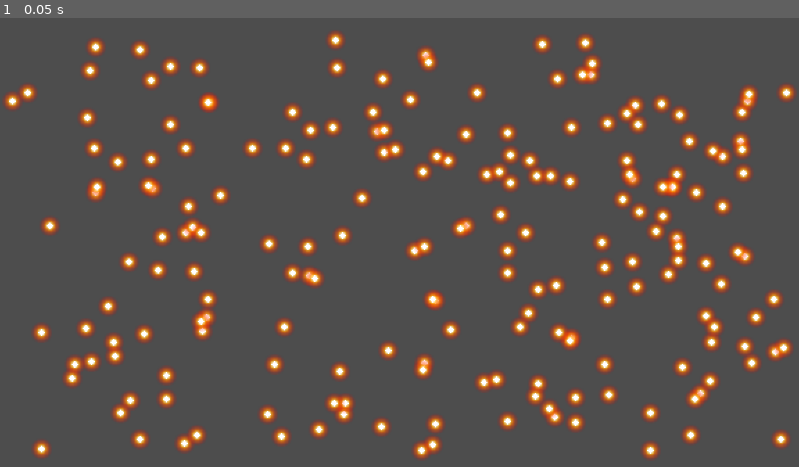
Above: before the commit, frame 1.
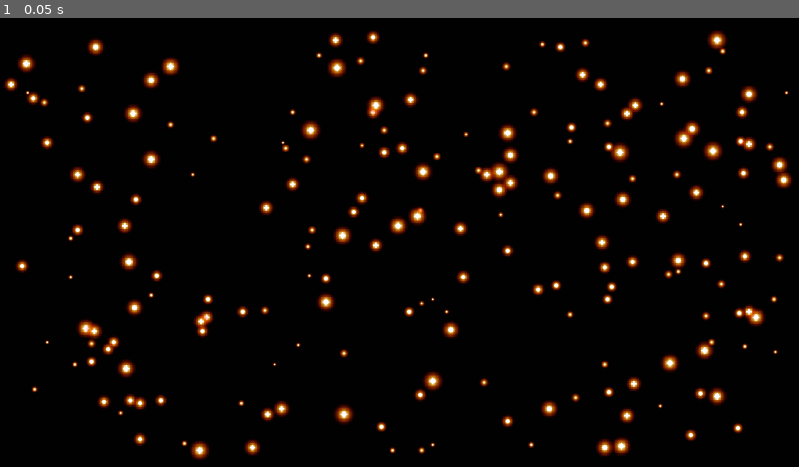
Above: after the commit, the same moment.

Repository: PaulMFleming/classic_games
Game: Godot game, scene res://Loops/Loops.tscn
Two runs of this game, one before a commit and one after it. Both use one fixed random seed, a clock stepped at 60 frames per second and the inputs below. The project has no main scene, so this scene is started directly.
Inputs:
- Up to frame 1 (0.05 s): no input

The runs differ from the first frame. In frame 1, 100% of the frame differs, in the area x 0-100%, y 0-100%.

Commit message:
add randomness, change color & README update

Diff:
--- a/godot/four_mini_projects/Loops/Loops.gd
+++ b/godot/four_mini_projects/Loops/Loops.gd
@@ -11,3 +11,8 @@
 
 		star.position.x = randi_range(-280, 280)
 		star.position.y = randi_range(-150, 150)
+
+		var star_size = randf_range(0.2, 1.0)
+
+		star.scale.x = star_size
+		star.scale.y = star_size
--- a/godot/four_mini_projects/project.godot
+++ b/godot/four_mini_projects/project.godot
@@ -17,3 +17,4 @@
 [rendering]
 
 textures/canvas_textures/default_texture_filter=0
+environment/defaults/default_clear_color=Color(0.00566115, 0.00566115, 0.00566115, 1)
Not shown, changed: godot/four_mini_projects/README.md
